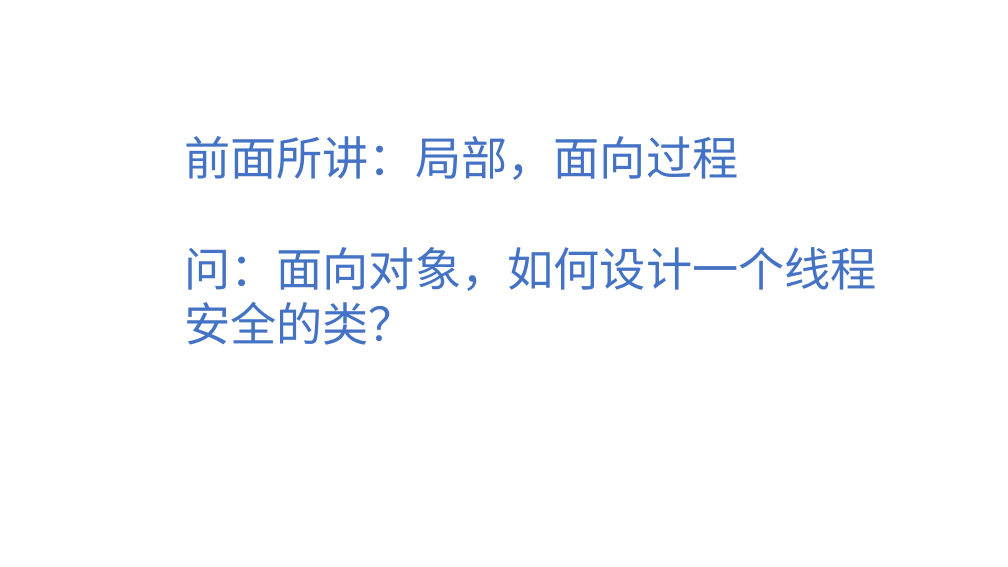
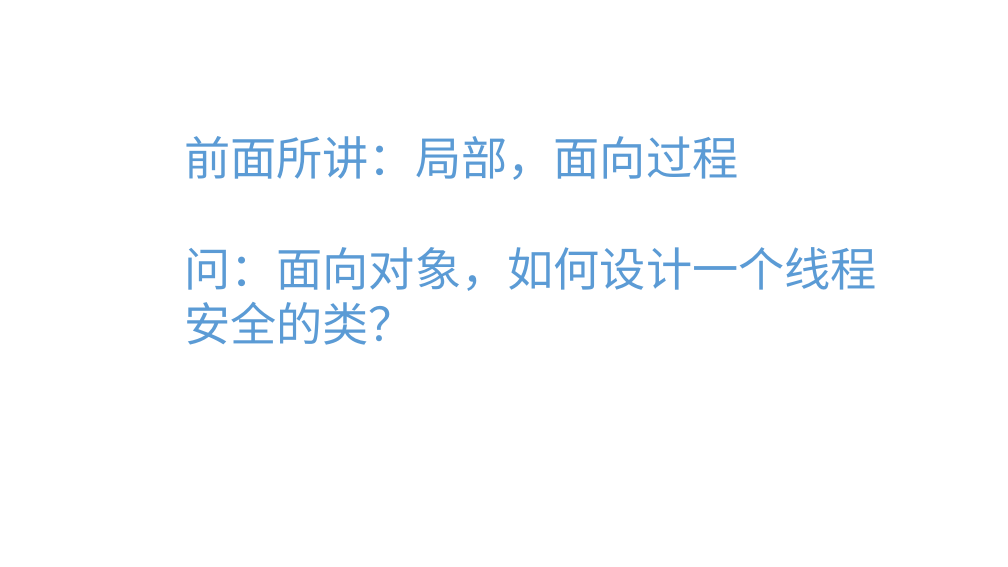
Before and after one commit to GerogeLeon/multithread_demo, a slide deck: slide 17 of JAVA并发编程.pptx. Drawn at 1008x567 pixels with LibreOffice and Linux fonts; fonts in the diff are those of the drawing. Boxes give left, top, right and bottom in pixels: in the first picture for what was removed or moved away, otherwise in the second. Text is boxed around its words. In the diff, an @@ line names an element or a change of style, - is before the commit and + after.

```diff
--- a/JAVA并发编程.pptx
+++ b/JAVA并发编程.pptx
@@ text "前面所讲：局部，面向过程" at <box>184,136,877,345</box>: text colour gradient #203864 to #4472C4 to #8FAADC to #5B9BD5 @@
```
Also in this commit, not shown: 3 other slides changed, 3 other files.
